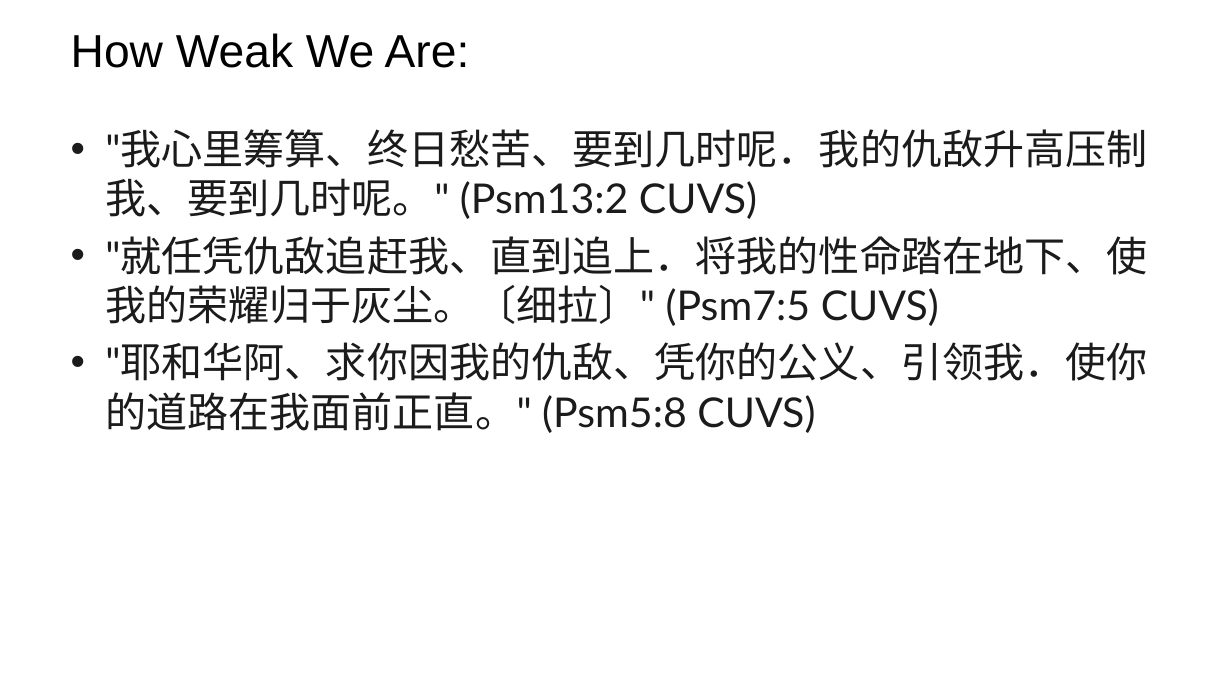
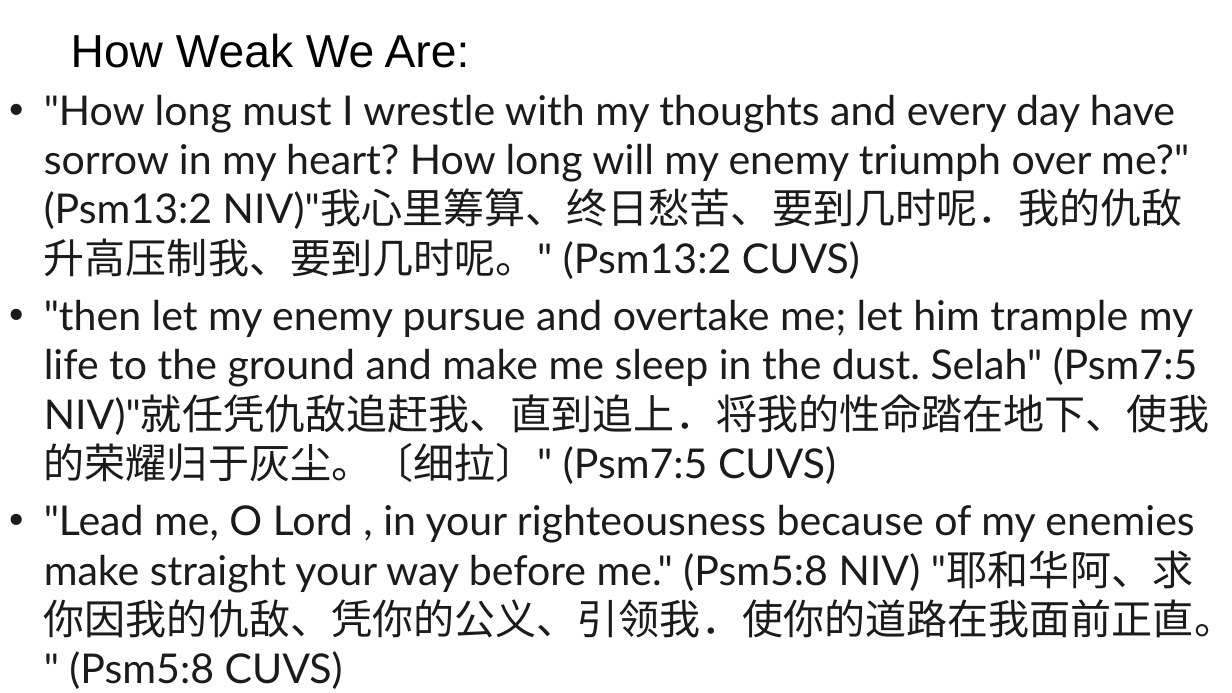
Before and after one commit to wdingbox/accc_2025_pp, a slide deck: slide 8 of ppt/Esther/Esther_01.pptx. Drawn at 1232x693 pixels with LibreOffice and Linux fonts; fonts in the diff are those of the drawing; background and template pictures are left out. Boxes give left, top, right and bottom in pixels: in the first picture for what was removed or moved away, otherwise in the second. Text is boxed around its words. In the diff, an @@ line names an element or a change of style, - is before the commit and + after.

```diff
--- a/ppt/Esther/Esther_01.pptx
+++ b/ppt/Esther/Esther_01.pptx
@@ text at (44, 94, 1232, 689): text changed @@
-• "我心里筹算、终日愁苦、要到几时呢．我的仇敌升高压制我、要到几时呢。" (Psm13:2 CUVS)
-• "就任凭仇敌追赶我、直到追上．将我的性命踏在地下、使我的荣耀归于灰尘。〔细拉〕" (Psm7:5 CUVS)
-• "耶和华阿、求你因我的仇敌、凭你的公义、引领我．使你的道路在我面前正直。" (Psm5:8 CUVS)
+• "How long must I wrestle with my thoughts and every day have sorrow in my heart? How long will my enemy triumph over me?" (Psm13:2 NIV)"我心里筹算、终日愁苦、要到几时呢．我的仇敌升高压制我、要到几时呢。" (Psm13:2 CUVS)
+• "then let my enemy pursue and overtake me; let him trample my life to the ground and make me sleep in the dust. Selah" (Psm7:5 NIV)"就任凭仇敌追赶我、直到追上．将我的性命踏在地下、使我的荣耀归于灰尘。〔细拉〕" (Psm7:5 CUVS)
+• "Lead me, O Lord , in your righteousness because of my enemies make straight your way before me." (Psm5:8 NIV) "耶和华阿、求你因我的仇敌、凭你的公义、引领我．使你的道路在我面前正直。" (Psm5:8 CUVS)
```
Also in this commit, not shown: 3 other slides changed, 1 slide added, 1 slide removed, 1 other file.
